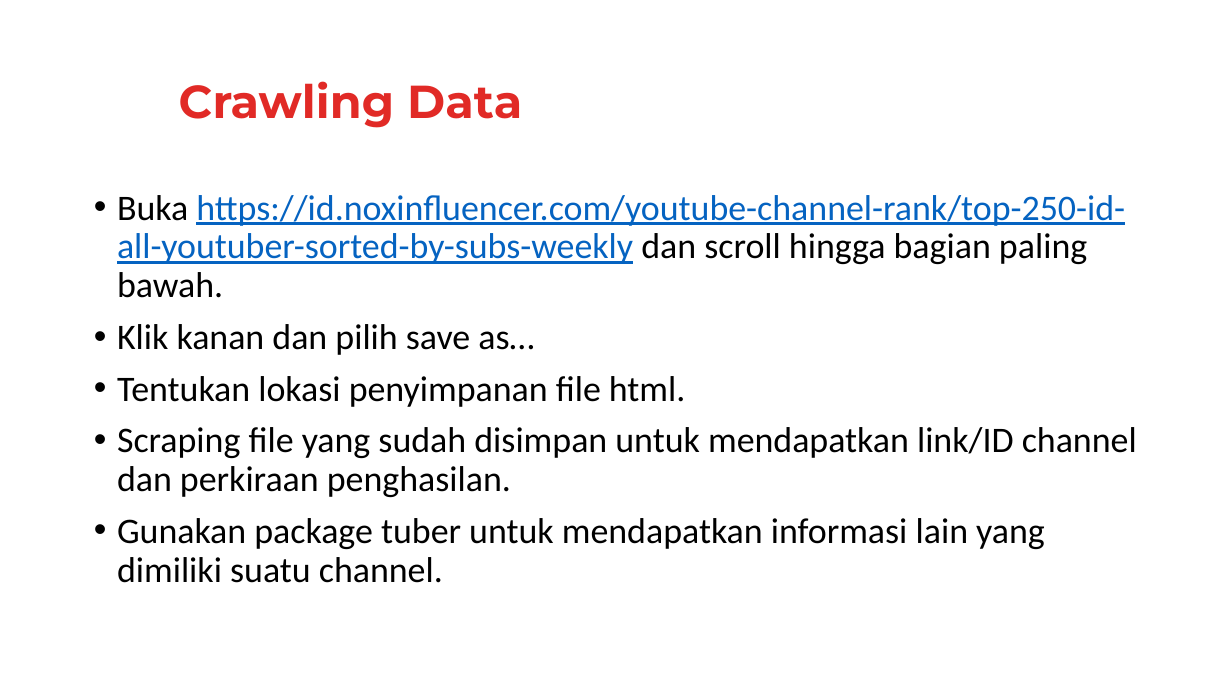
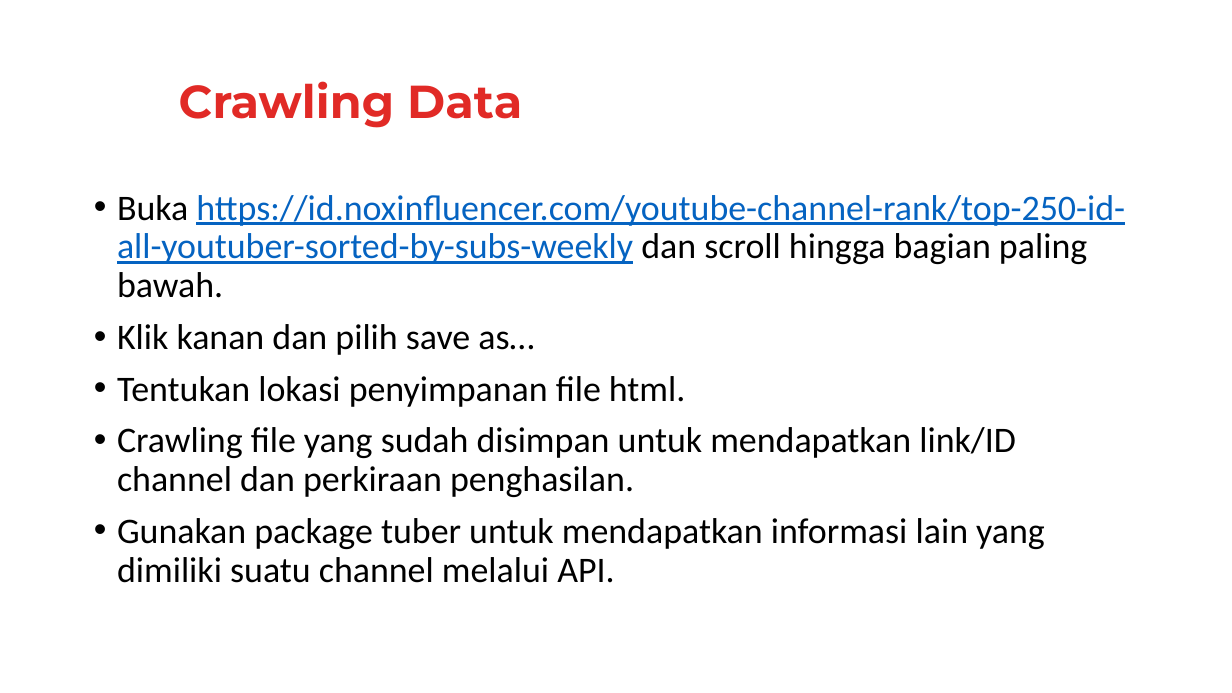
Before and after one commit to aephiday25/youtube, a slide deck: slide 9 of [AHH] - Mengintip Data YouTuber Indonesia_20200918.pptx (slide 8 before the commit). Drawn at 1232x693 pixels with LibreOffice and Linux fonts; fonts in the diff are those of the drawing; background and template pictures are left out. Boxes give left, top, right and bottom in pixels: in the first picture for what was removed or moved away, otherwise in the second. Text is boxed around its words. In the diff, an @@ line names an element or a change of style, - is before the commit and + after.

```diff
--- a/[AHH] - Mengintip Data YouTuber Indonesia_20200918.pptx
+++ b/[AHH] - Mengintip Data YouTuber Indonesia_20200918.pptx
@@ text at <box>117,427,1045,583</box>: text changed @@
-• Scraping file yang sudah disimpan untuk mendapatkan link/ID channel dan perkiraan penghasilan.
-• Gunakan package tuber untuk mendapatkan informasi lain yang dimiliki suatu channel.
+• Crawling file yang sudah disimpan untuk mendapatkan link/ID channel dan perkiraan penghasilan.
+• Gunakan package tuber untuk mendapatkan informasi lain yang dimiliki suatu channel melalui API.
```
Also in this commit, not shown: 2 slides added.
